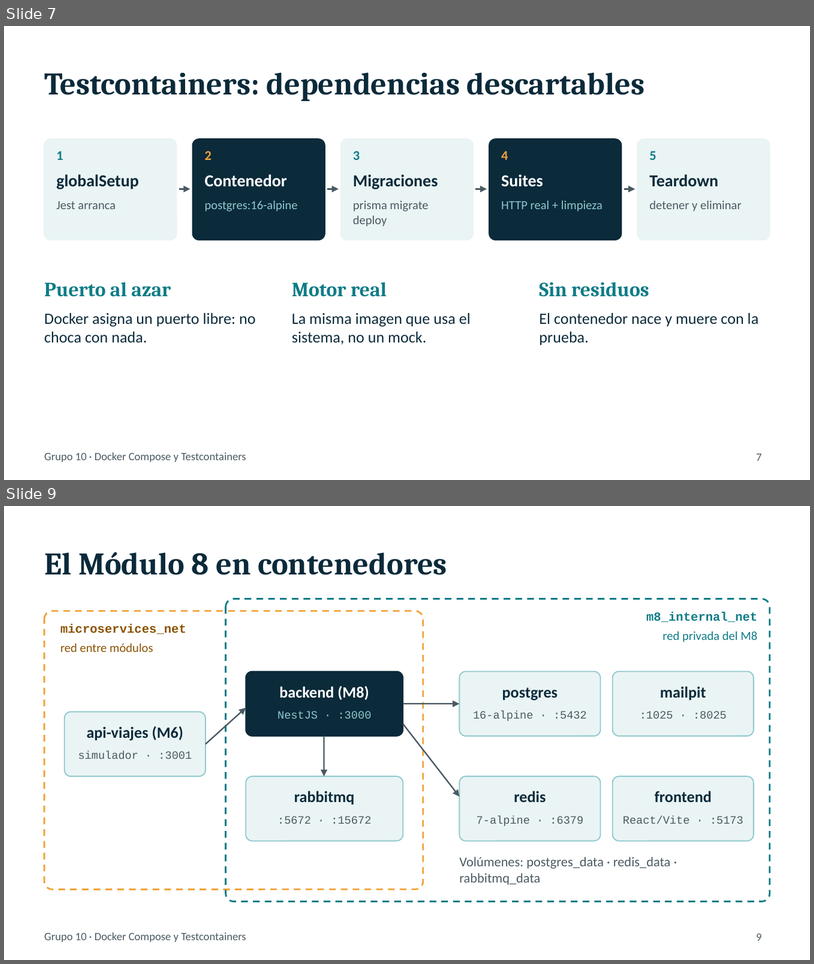
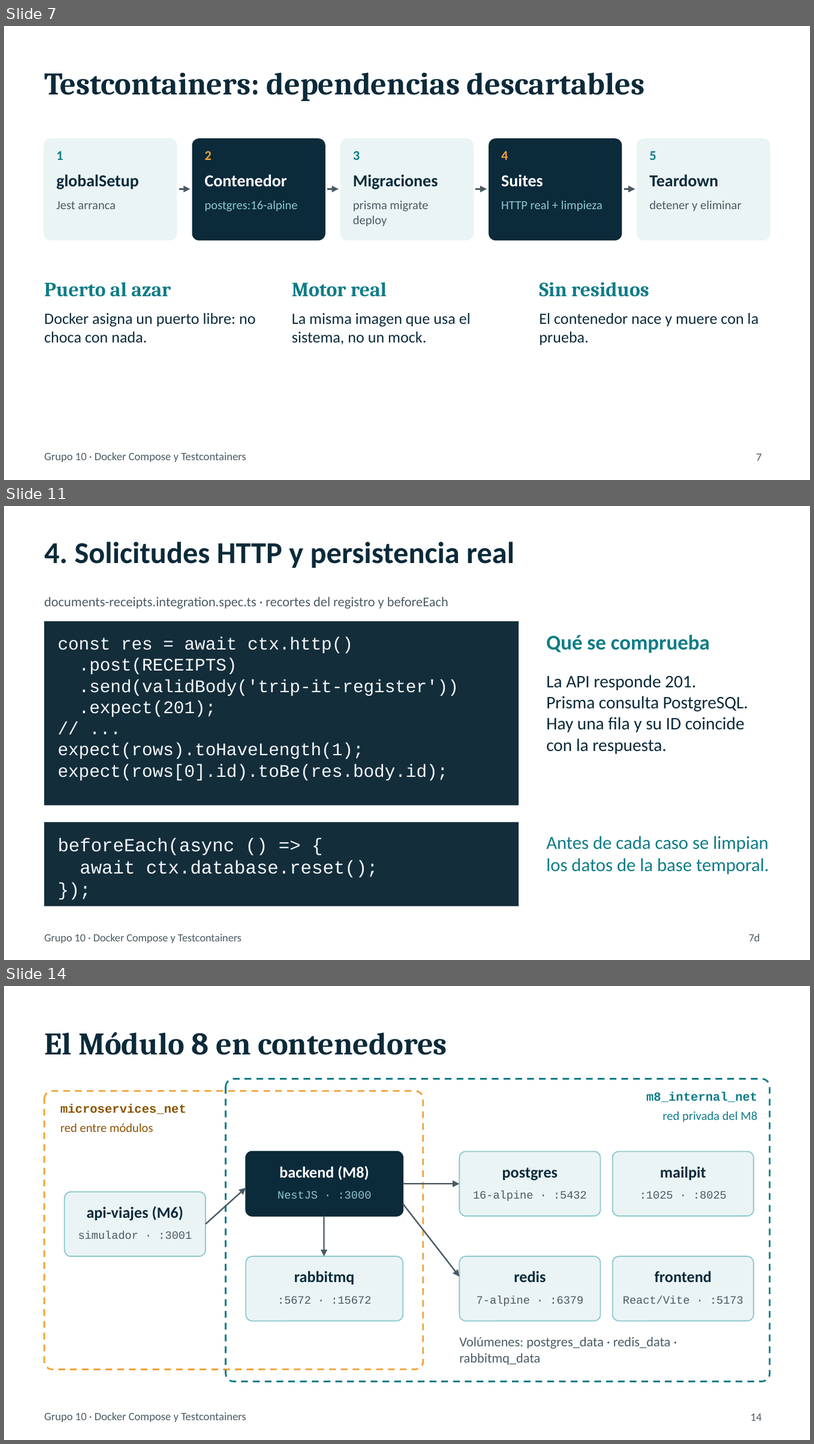
Before and after one commit to FRRe-DS/2026-10-TPI, a slide deck: TrabajoInvestigacion/Presentacion-Docker-Compose-Testcontainers-G10-con-codigo.pptx. Shown one above the other, each under a label of ours: slides 7 and 9 before the commit, slides 7, 11 and 14 after it; the slides between them are not shown. The pictures are 814x964 and 814x1444 pixels, drawn with LibreOffice and Linux fonts; fonts in the diff are those of the drawing. Boxes give left, top, right and bottom in pixels: in the first picture for what was removed or moved away, otherwise in the second. Text is boxed around its words. In the diff, an @@ line names an element or a change of style, - is before the commit and + after.

```diff
--- a/TrabajoInvestigacion/Presentacion-Docker-Compose-Testcontainers-G10-con-codigo.pptx
+++ b/TrabajoInvestigacion/Presentacion-Docker-Compose-Testcontainers-G10-con-codigo.pptx
@@ slide 11 added at <box>4,506,810,960</box>, background #FFFFFF @@
@@ text added at <box>44,541,515,568</box>, 27 pt, text #0B2A3A, bold @@
+4. Solicitudes HTTP y persistencia real
@@ text added at <box>44,597,449,609</box>, 12 pt, text #4A5A63 @@
+documents-receipts.integration.spec.ts · recortes del registro y beforeEach
@@ rectangle added at <box>44,621,519,805</box>, fill #142D3A @@
@@ text added at <box>58,637,459,780</box>, 15.8 pt, text #F3F7FA @@
+const res = await ctx.http()
+.post(RECEIPTS)
+.send(validBody('trip-it-register'))
+.expect(201);
+// ...
+expect(rows).toHaveLength(1);
+expect(rows[0].id).toBe(res.body.id);
@@ text added at <box>546,634,710,653</box>, 18.8 pt, text #0E7C86, bold @@
+Qué se comprueba
@@ text added at <box>546,675,749,754</box>, 15.8 pt, text #0B2A3A @@
+La API responde 201.
+Prisma consulta PostgreSQL.
+Hay una fila y su ID coincide con la respuesta.
@@ rectangle added at <box>44,822,519,906</box>, fill #142D3A @@
@@ text added at <box>58,838,378,877</box>, 16.5 pt, text #F3F7FA @@
+beforeEach(async () => {
+await ctx.database.reset();
+});
@@ text added at <box>546,835,770,874</box>, 16.5 pt, text #0E7C86 @@
+Antes de cada caso se limpian los datos de la base temporal.
@@ text added at <box>44,933,242,943</box>, 9.8 pt, text #4A5A63 @@
+Grupo 10 · Docker Compose y Testcontainers
@@ text added at <box>749,933,761,941</box>, 9.8 pt, text #4A5A63 @@
+7d
@@ what was slide 9 is now slide 14 @@
@@ page number at <box>751,1413,762,1420</box>: text changed @@
-9
+14
```
Also in this commit, not shown: 5 other slides added, 1 slide removed.
